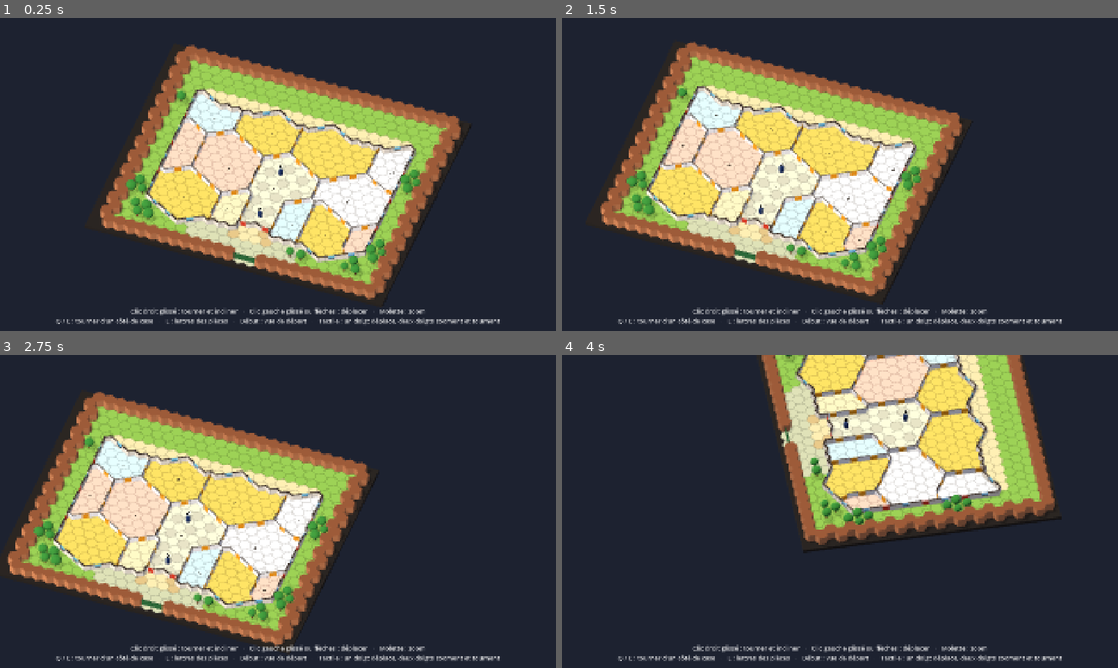
Above: before the commit, frames 1-4 (two rows, left to right).
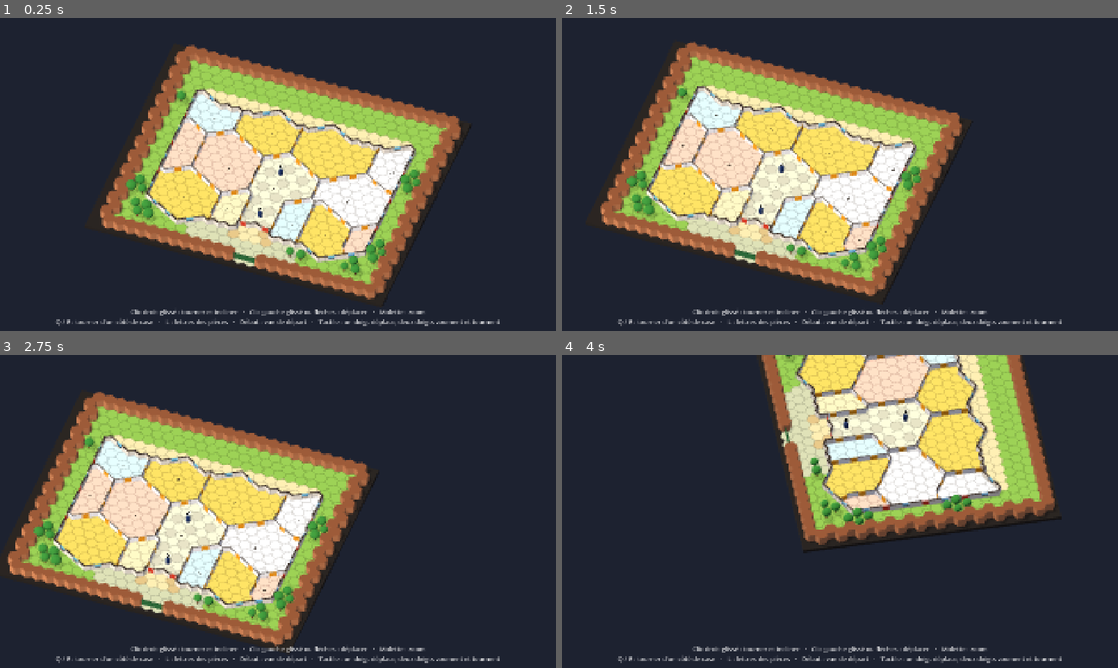
Above: after the commit, the same moments.

Repository: alexandrecranshoff-cyber/fric-frac
Game: Godot game, scene res://scenes/main.tscn
Two runs of this game, one before a commit and one after it. Both use one fixed random seed, a clock stepped at 60 frames per second and the inputs below.
Inputs (mouse positions are in pixels of both pictures, inside the frame that each line leads up to):
- Up to frame 1 (0.25 s): no input
- Up to frame 2 (1.5 s): tap Enter at 0.5 s; move the mouse to (962, 158) at 0.52 s; hold Right (ui_right) 0.53-1.25 s; tap Q at 0.6 s; click (962, 158) at 0.67 s; tap E at 0.8 s; drag from (728, 190) to (812, 237) at 1.27 s
- Up to frame 3 (2.75 s): tap Space at 2 s; move the mouse to (333, 442) at 2.02 s; hold Right (ui_right) from 2.03 s (still down); tap Q at 2.1 s; click (333, 442) at 2.17 s; tap E at 2.3 s
- Up to frame 4 (4 s): release Right (ui_right) at 2.75 s; drag from (812, 574) to (673, 464) at 2.77 s; tap Enter at 3.5 s; move the mouse to (1006, 558) at 3.52 s; hold Left (ui_left) from 3.53 s (still down); tap L at 3.6 s; click (1006, 558) at 3.67 s; tap E at 3.8 s

The runs differ from the first frame. In frame 1, 1.1% of the frame differs, in the area x 10-90%, y 92-99%; in frame 2, 1.1%; in frame 3, 1.1%; in frame 4, 1.1%.

Commit message:
Maquette 3D : la vue remplit la fenêtre et s'adapte aux écrans étroits
Co-Authored-By: Claude Fable 5.2 <noreply@anthropic.com>
Claude-Session: https://claude.ai/code/session_01CbTZHEhaWRd46fL2xLzRqD

Diff:
--- a/project.godot
+++ b/project.godot
@@ -15,6 +15,7 @@
 window/size/viewport_width=1920
 window/size/viewport_height=1080
 window/stretch/mode="canvas_items"
+window/stretch/aspect="expand"
 
 [rendering]
 
--- a/scripts/ui/main.gd
+++ b/scripts/ui/main.gd
@@ -83,8 +83,11 @@
 	label.horizontal_alignment = HORIZONTAL_ALIGNMENT_CENTER
 	label.add_theme_font_size_override("font_size", 22)
 	label.add_theme_color_override("font_color", Color(1, 1, 1, 0.8))
-	label.set_anchors_and_offsets_preset(Control.PRESET_BOTTOM_WIDE)
-	label.offset_top = -84
+	label.autowrap_mode = TextServer.AUTOWRAP_WORD_SMART
+	label.vertical_alignment = VERTICAL_ALIGNMENT_BOTTOM
+	label.set_anchors_and_offsets_preset(Control.PRESET_FULL_RECT)
+	label.offset_left = 24
+	label.offset_right = -24
 	label.offset_bottom = -16
 	label.mouse_filter = Control.MOUSE_FILTER_IGNORE
 	layer.add_child(label)
--- a/scripts/ui/orbit_camera.gd
+++ b/scripts/ui/orbit_camera.gd
@@ -11,6 +11,7 @@
 const TILT_MAX := 8.0
 const ROTATE_STEP := 60.0
 const PAN_SPEED := 12.0
+const WIDE_ASPECT := 16.0 / 9.0
 
 var target := Vector3.ZERO
 var angle := 20.0
@@ -30,6 +31,7 @@
 	projection = PROJECTION_ORTHOGONAL
 	near = 1.0
 	far = 200.0
+	get_viewport().size_changed.connect(refresh)
 	refresh()
 
 
@@ -54,7 +56,10 @@
 	zoom = clampf(zoom, ZOOM_MIN, ZOOM_MAX)
 	target.x = clampf(target.x, limits.position.x, limits.end.x)
 	target.z = clampf(target.z, limits.position.y, limits.end.y)
-	size = zoom
+	# Le zoom compte la hauteur visible ; sur un écran étroit ou tenu debout, on élargit le champ
+	# pour garder la même largeur de plateau qu'en 16/9.
+	var screen := get_viewport().get_visible_rect().size if is_inside_tree() else Vector2(16, 9)
+	size = zoom * maxf(1.0, WIDE_ASPECT * screen.y / maxf(screen.x, 1.0))
 	var direction := Vector3(sin(deg_to_rad(angle)), tilt, cos(deg_to_rad(angle))).normalized()
 	position = target + direction * 60.0
 	look_at(target, Vector3.UP)
